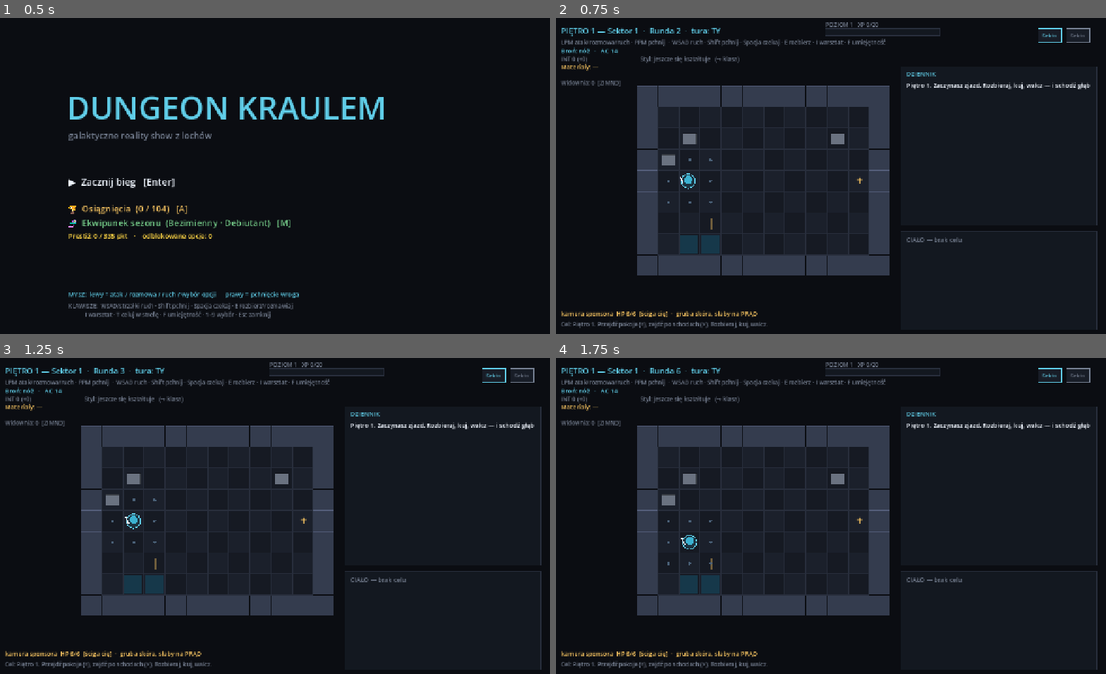
Above: before the commit, frames 1-4 (two rows, left to right).
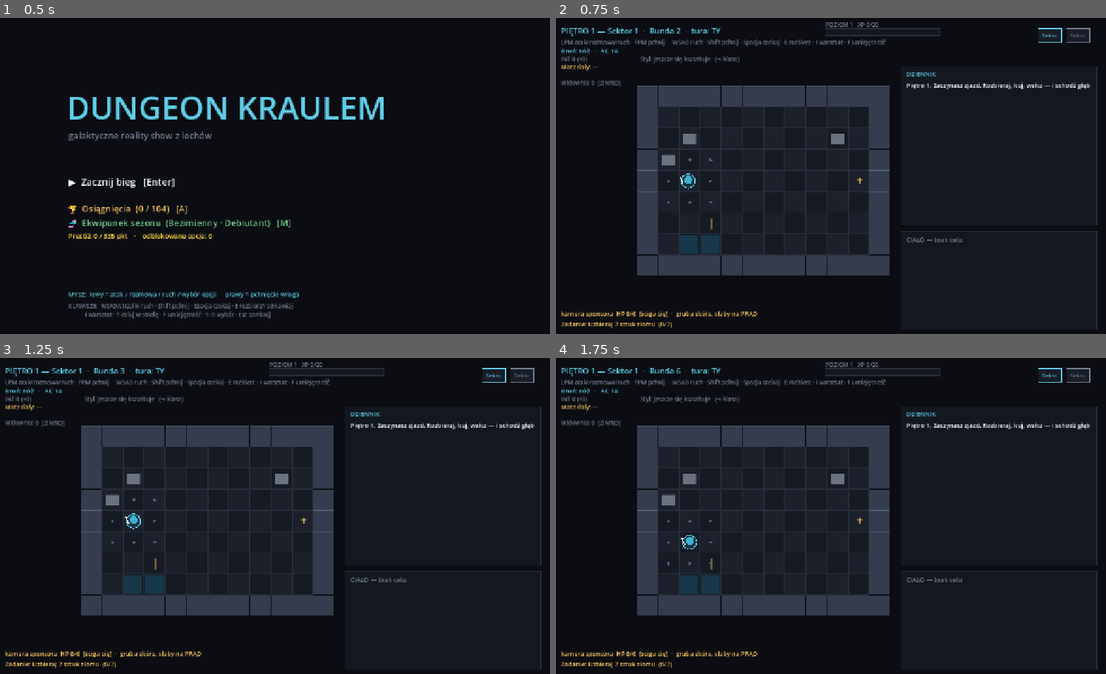
Above: after the commit, the same moments.

Repository: misiumen/crawlergame
Game: Godot game, scene res://scenes/Slice.tscn
The game is run twice, just before and just after one commit, with the same random seed, the same clock (stepped at 60 frames per second) and the same inputs.
Inputs (mouse positions are in pixels of both pictures, inside the frame that each line leads up to):
- Up to frame 1 (0.5 s): no input
- Up to frame 2 (0.75 s): tap Enter at 0.5 s; move the mouse to (952, 160) at 0.52 s; hold Right from 0.53 s (still down); tap 1 at 0.6 s; click (952, 160) at 0.67 s
- Up to frame 3 (1.25 s): keep holding Right; tap Space at 0.77 s
- Up to frame 4 (1.75 s): tap Space at 1.25, 1.52 s; move the mouse to (710, 531) at 1.27 s; release Right at 1.28 s; hold Down from 1.28 s (still down); tap 1 at 1.35 s

Frame 1 is identical in both runs. In frame 2, 0.4% of the frame differs, in the area x 1-39%, y 96-99%; in frame 3, 0.4%; in frame 4, 0.4%.

Commit message:
Audit fixes: wire the two confirmed facades (floor objectives + sponsor hunters)
Ran a pygame->godot audit. Two things were displayed/declared but inert; both
are now real, tested mechanics (not removed — wired):

FLOOR OBJECTIVES (was: a static "Cel:" navigation hint pretending to be a goal):
- sim/objectives.gd: each floor rolls ONE tracked side-goal (salvage N, kill N,
  open a box, craft something, gather scrap), scaling with depth, ported from the
  pygame floor_objective_templates concept.
- Progress is tracked from real events; completing it pays out audience + XP with
  a banner/log. Shown in the HUD as "Zadanie: … (k/N)" → "✓" when done. The old
  flavor line is relabeled "Wskazówka:" so it no longer masquerades as a quest.
- Persisted on the floor + in the save (resume keeps progress).

SPONSOR HUNTERS (was: pending_hunters + HUNTER_THRESHOLD declared, never used —
so angering a sponsor had ZERO consequence):
- sim/sponsors.gd: a sponsor whose attention drops to/below the threshold sends a
  bounty hunter ONCE (flagged), queued on pending_hunters + a sponsor_hunter event.
- BoardView drains the queue and SPAWNS a real, depth-scaled, already-aware enemy
  onto the board (with a body, persisted in the room). Negative attention now bites.

539 GUT checks (objective pick/track/payout + hunter spawn/queue-drain). Boots
clean; exe rebuilt.

Co-Authored-By: Claude Opus 4.8 (1M context) <noreply@anthropic.com>

Diff:
--- a/dungeon-kraulem-godot/scenes/BoardView.gd
+++ b/dungeon-kraulem-godot/scenes/BoardView.gd
@@ -118,6 +118,8 @@
 			_log = ["Wczytano zapis. Kontynuujesz zjazd — piętro %d." % floor.depth]
 			floor.attach_companion(_make_companion())   # the pet rejoins on resume
 			_arm_floor_traits()
+			if floor.objective.is_empty():               # older save / first time → roll one
+				floor.objective = Objectives.pick(floor.depth, _narr_rng)
 			_attach_bodies(); _recenter(); _reset_visuals()
 			return
 	# Fresh run.
@@ -130,6 +132,7 @@
 	_log = ["Piętro 1. Zaczynasz zjazd. Rozbieraj, kuj, walcz — i schodź głębiej."]
 	_apply_loadout()               # bake the meta-progression loadout into this fresh run
 	_arm_floor_traits()
+	floor.objective = Objectives.pick(floor.depth, _narr_rng)   # this floor's tracked goal
 	_attach_bodies()
 	_recenter()
 	_reset_visuals()
@@ -194,6 +197,7 @@
 	_recenter()
 	_reset_visuals()
 	_arm_floor_traits()            # re-arm per-floor species traits (e.g. first strike)
+	floor.objective = Objectives.pick(next_depth, _narr_rng)   # a fresh segment goal
 	_log_push("Piętro %d — %s." % [next_depth, Routes.label_of(biome_key)])
 	_ach_descend(next_depth)
 	if next_depth >= FINAL_FLOOR: _unlock_ach("reach_final")
@@ -648,6 +652,48 @@
 				floor.sponsors.attention[sk] = floor.sponsors.get_attention(sk) + int(eff["sponsor_all"])
 	if not applied.is_empty():
 		_log_push("Ekwipunek sezonu: " + ", ".join(applied) + ".")
+
+## Drop a sponsor's bounty hunter onto the board: a tough, already-aware enemy
+## that scales with depth. It persists in the room and reads as a real threat.
+func _spawn_hunter(hunter_name: String) -> void:
+	if sim == null or floor == null:
+		return
+	var id := 700
+	while sim.entities.has(id):
+		id += 1
+	var hp := 16 + floor.depth * 5
+	var h := CombatEntity.new(id, hunter_name, hp, 13, ["monster", "hunter", "humanoid", "bounty"])
+	h.faction = "enemy"
+	h.aware = true
+	h.monster_key = "hunter"
+	h.dmg_dice = "1d6+%d" % (1 + floor.depth / 2)
+	h.to_hit = 4
+	var spot := _free_cell_for_spawn(sim.player().cell)
+	if spot == Vector2i(-1, -1):
+		return
+	h.cell = spot
+	sim.board.place(id, spot)
+	sim.entities[id] = h
+	floor.rooms[floor.current]["entities"][id] = h   # persists within the floor
+	_attach_bodies()                                  # only the new (body-less) hunter
+	var px := _cell_px(spot)
+	_vpos[id] = px; _vtarget[id] = px
+	_log_push("%s wpada na planszę — sponsor wysłał łowcę nagród!" % hunter_name)
+	_add_banner("ŁOWCA SPONSORA")
+	_shake = maxf(_shake, 7.0)
+	queue_redraw()
+
+## A walkable, unoccupied cell within a few tiles of `origin` (for dynamic spawns).
+func _free_cell_for_spawn(origin: Vector2i) -> Vector2i:
+	for r in [2, 3, 4]:
+		for dy in range(-r, r + 1):
+			for dx in range(-r, r + 1):
+				if maxi(absi(dx), absi(dy)) != r:
+					continue
+				var c := origin + Vector2i(dx, dy)
+				if sim.board.in_bounds(c) and not sim.board.is_wall(c) and sim.board.occupant_at(c) == -1:
+					return c
+	return Vector2i(-1, -1)
 
 ## Per-floor trait arming: "Pamiętający" lands its first blow of every floor.
 func _arm_floor_traits() -> void:
@@ -1015,6 +1061,54 @@
 			if floor.sponsors.get_attention(k) >= 10: loyal += 1
 		if loyal >= 3: _unlock_ach("sponsor_loyal")
 
+## Advance this floor's tracked objective from a batch of events (+ scrap is
+## state-based: it checks your current złom count).
+func _objective_track(evs: Array) -> void:
+	if floor == null or floor.objective.is_empty() or bool(floor.objective.get("done", false)):
+		return
+	var k: String = floor.objective.get("key", "")
+	if k == "scrap":
+		var z := int(sim.materials.get("złom", 0))
+		if z > int(floor.objective["progress"]):
+			floor.objective["progress"] = z
+			if z >= int(floor.objective["target"]):
+				_complete_objective()
+		return
+	for e in evs:
+		match e.get("type"):
+			"salvage":
+				if k == "salvage": _objective_event(1)
+			"death":
+				var v = sim.entities.get(int(e.get("target", -1)))
+				if k == "kill" and v != null and v.faction == "enemy": _objective_event(1)
+			"craft_attempt":
+				var oc := str(e.get("outcome", ""))
+				if k == "craft" and (oc == "krytyk" or oc == "sukces" or oc == "czesciowy"):
+					_objective_event(1)
+
+## Advance the current objective by `amount`; complete it when the target is hit.
+func _objective_event(amount: int) -> void:
+	if floor.objective.is_empty() or bool(floor.objective.get("done", false)):
+		return
+	floor.objective["progress"] = int(floor.objective["progress"]) + amount
+	if int(floor.objective["progress"]) >= int(floor.objective["target"]):
+		_complete_objective()
+
+## Pay out the objective: audience + XP, a toast-ish floater, and a log line.
+func _complete_objective() -> void:
+	var obj := floor.objective
+	obj["done"] = true
+	obj["progress"] = int(obj["target"])
+	if floor.audience != null:
+		floor.audience.change(int(obj.get("reward_audience", 0)), "objective")
+	_award_xp(int(obj.get("reward_xp", 0)))
+	_add_floater(sim.player_id, "ZADANIE ✓", COL_GREEN)
+	_add_banner("ZADANIE WYKONANE")
+	_shake = maxf(_shake, 4.0)
+	_log_push("Zadanie piętra wykonane! +%d widowni, +%d XP." % [
+		int(obj.get("reward_audience", 0)), int(obj.get("reward_xp", 0))])
+	queue_redraw()
+
 func _ach_run_end(victory: bool) -> void:
 	if victory: _unlock_ach("finalista_sezonu")
 	if floor.player.run_kills == 0: _unlock_ach("brak_zwlok_brak_problemu")
@@ -1083,6 +1177,8 @@
 	box.opened = true
 	floor.boxes.erase(box)
 	_ach_bump("boxes", 1)
+	if not floor.objective.is_empty() and floor.objective.get("key", "") == "box":
+		_objective_event(1)
 	var contents_line := "  → " + (", ".join(spawned) if not spawned.is_empty() else "(pusto)")
 	for line in box.reveal_lines(contents_line):
 		_log_push(line)
@@ -1256,6 +1352,7 @@
 	_narrate_batch(evs)
 	_ach_scan(evs)
 	_ach_events(evs)
+	_objective_track(evs)
 	for e in evs:
 		match e.get("type"):
 			"move":
@@ -1382,6 +1479,11 @@
 		var ln := _event_line(e)
 		if ln != "":
 			_log_push(ln)
+	# A sponsor you've angered may have queued a bounty hunter this batch — drop it
+	# onto the board now (negative sponsor attention finally MEANS something).
+	if floor != null and floor.sponsors != null and not floor.sponsors.pending_hunters.is_empty():
+		for hn in floor.sponsors.drain_hunters():
+			_spawn_hunter(str(hn))
 	queue_redraw()
 
 ## Konferansjer reads the whole event batch for show-worthy moments: an
@@ -1908,9 +2010,13 @@
 			"%s  HP %d/%d  [%s]  ·  gruba skóra, słaby na PRĄD"
 			% [rat.name_pl, rat.hp, rat.max_hp, st],
 			HORIZONTAL_ALIGNMENT_LEFT, -1, 14, COL_AMBER)
-	# Objective hint
-	if _hint != "":
-		draw_string(_font, Vector2(40, 700), "Cel: " + _hint,
+	# Tracked floor objective (real, with progress + payout) — and a nav hint below.
+	if floor != null and not floor.objective.is_empty():
+		var done: bool = bool(floor.objective.get("done", false))
+		draw_string(_font, Vector2(40, 700), "Zadanie: " + Objectives.describe(floor.objective),
+			HORIZONTAL_ALIGNMENT_LEFT, -1, 14, COL_GREEN if done else COL_AMBER)
+	elif _hint != "":
+		draw_string(_font, Vector2(40, 700), "Wskazówka: " + _hint,
 			HORIZONTAL_ALIGNMENT_LEFT, -1, 13, COL_DIM)
 	# DZIENNIK log panel
 	var lx := _origin.x + sim.board.w * TILE + 24
--- a/dungeon-kraulem-godot/sim/floor.gd
+++ b/dungeon-kraulem-godot/sim/floor.gd
@@ -22,6 +22,7 @@
 
 var depth: int = 1                 # how many floors deep this run is (1-based)
 var biome: String = ""             # the route-biome this floor was generated with
+var objective: Dictionary = {}     # this floor's tracked side-goal (see Objectives)
 
 # The cell the player was just placed on by a room transition. Exits on THIS cell
 # are disarmed until the player steps off — otherwise you'd bounce straight back
@@ -41,6 +42,7 @@
 	audience = data.get("audience", null) if data.get("audience", null) is AudienceState else AudienceState.new()
 	sponsors = data.get("sponsors", null) if data.get("sponsors", null) is SponsorState else SponsorState.new()
 	class_offered = bool(data.get("class_offered", false))
+	objective = data.get("objective", {}) if data.get("objective", {}) is Dictionary else {}
 	companion = data.get("companion", null) if data.get("companion", null) is CombatEntity else null
 	enter(int(data.get("start", 0)), data["start_cell"])
 
--- /dev/null
+++ b/dungeon-kraulem-godot/sim/objectives.gd
@@ -0,0 +1,48 @@
+class_name Objectives
+extends RefCounted
+## Per-floor side-goal (ported concept from pygame floor_objective_templates): each
+## floor rolls ONE tracked objective tied to a behaviour the player already does.
+## Hitting the target pays out audience + XP (the show rewards a good segment).
+## Unlike the old inert "Cel:" hint, this has real progress + a completion payoff.
+##
+## An objective instance is a plain dict: {key, label, target, progress, done,
+## reward_audience, reward_xp}. Tracking + payout live in BoardView.
+
+const DEFS: Array = [
+	{"key": "salvage", "label": "Rozbierz %d obiektów na żywej antenie", "target": 3, "audience": 8, "xp": 15},
+	{"key": "kill",    "label": "Pokonaj %d przeciwników", "target": 4, "audience": 10, "xp": 20},
+	{"key": "box",     "label": "Otwórz skrzynkę dla widowni", "target": 1, "audience": 6, "xp": 12},
+	{"key": "craft",   "label": "Stwórz coś w warsztacie", "target": 1, "audience": 8, "xp": 15},
+	{"key": "scrap",   "label": "Uzbieraj %d sztuk złomu", "target": 6, "audience": 6, "xp": 12},
+]
+
+## Roll a fresh objective for a floor (deterministic from depth + the run rng).
+static func pick(depth: int, rng: RandomNumberGenerator) -> Dictionary:
+	var d: Dictionary = DEFS[rng.randi_range(0, DEFS.size() - 1)]
+	# Scale a couple of targets gently with depth so deep floors stay meaningful.
+	var target := int(d["target"])
+	if d["key"] == "kill":
+		target += depth / 3
+	elif d["key"] == "scrap":
+		target += depth
+	return {
+		"key": d["key"], "label": d["label"], "target": target, "progress": 0,
+		"done": false, "reward_audience": int(d["audience"]), "reward_xp": int(d["xp"]) + depth * 2,
+	}
+
+## Human-readable line for the HUD, e.g. "Rozbierz 3 obiektów… (1/3)".
+static func describe(obj: Dictionary) -> String:
+	if obj.is_empty():
+		return ""
+	var lab: String = obj["label"]
+	if lab.contains("%d"):
+		lab = lab % int(obj["target"])
+	if bool(obj.get("done", false)):
+		return "✓ " + lab
+	return "%s  (%d/%d)" % [lab, int(obj["progress"]), int(obj["target"])]
+
+## How much `event_key` advances `obj` this tick (0 if unrelated).
+static func advance_for(obj: Dictionary, event_key: String, amount: int = 1) -> int:
+	if obj.is_empty() or bool(obj.get("done", false)):
+		return 0
+	return amount if obj.get("key", "") == event_key else 0
--- a/dungeon-kraulem-godot/sim/save.gd
+++ b/dungeon-kraulem-godot/sim/save.gd
@@ -28,6 +28,7 @@
 		"biome": floor.biome,
 		"turn": floor.turn,
 		"class_offered": floor.class_offered,
+		"objective": floor.objective.duplicate(true),
 		"player": _player_dict(p),
 		"inv": floor.inv.duplicate(true),
 		"items": item_dicts,
@@ -129,6 +130,7 @@
 	fdata["items"] = items
 	fdata["discovered"] = (save_dict.get("discovered", []) as Array).duplicate(true)
 	fdata["class_offered"] = bool(save_dict.get("class_offered", false))
+	fdata["objective"] = (save_dict.get("objective", {}) as Dictionary).duplicate(true)
 
 	var aud := AudienceState.new()
 	var adict: Dictionary = save_dict.get("audience", {})
--- a/dungeon-kraulem-godot/sim/sponsors.gd
+++ b/dungeon-kraulem-godot/sim/sponsors.gd
@@ -117,7 +117,29 @@
 						"delta": new_val - old_val, "val": new_val,
 						"name": sdata.get("name_fallback", skey as String)})
 	evs.append_array(_check_gift_thresholds(floor_num))
+	evs.append_array(_check_hunters())
 	return evs
+
+## A sponsor you've annoyed past HUNTER_THRESHOLD sends a bounty hunter (once each).
+## Queues the hunter's name; the presentation drains the queue and spawns it.
+func _check_hunters() -> Array:
+	var evs: Array = []
+	var sponsors := _sponsors()
+	for skey in sponsors:
+		var sdata: Dictionary = sponsors[skey]
+		var flag: String = "hunter_" + (skey as String)
+		if get_attention(skey as String) <= HUNTER_THRESHOLD and not flags.get(flag, false):
+			flags[flag] = true
+			var nm: String = sdata.get("name_fallback", skey as String)
+			pending_hunters.append(nm)
+			evs.append({"type": "sponsor_hunter", "key": skey as String, "name": nm})
+	return evs
+
+## Consume and return all queued hunter names since last call.
+func drain_hunters() -> Array:
+	var out := pending_hunters.duplicate()
+	pending_hunters.clear()
+	return out
 
 func _check_gift_thresholds(floor_num: int) -> Array:
 	var evs: Array = []
--- a/dungeon-kraulem-godot/tests/test_progression.gd
+++ b/dungeon-kraulem-godot/tests/test_progression.gd
@@ -166,5 +166,15 @@
 	aud.change(-100, "x")
 	_ck(aud.rating == 10, "audience floor blocks dropping below the minimum")
 
+	# ── Floor objectives ──────────────────────────────────────────────────────
+	var rngo := RandomNumberGenerator.new(); rngo.seed = 7
+	var fobj := Objectives.pick(3, rngo)
+	_ck(fobj.has("key") and int(fobj["target"]) >= 1, "an objective rolls with a target")
+	_ck(int(fobj["progress"]) == 0 and not bool(fobj["done"]), "a fresh objective starts unfinished")
+	_ck(Objectives.describe(fobj) != "", "the objective describes itself for the HUD")
+	_ck(Objectives.advance_for({"key": "kill", "done": false}, "kill") == 1, "a matching event advances it")
+	_ck(Objectives.advance_for({"key": "kill", "done": false}, "salvage") == 0, "an unrelated event does not")
+	_ck(Objectives.advance_for({"key": "kill", "done": true}, "kill") == 0, "a finished objective stops advancing")
+
 	print("=== %d checks, %d failed ===" % [_n, _f])
 	quit(_f)
--- a/dungeon-kraulem-godot/tests/test_view.gd
+++ b/dungeon-kraulem-godot/tests/test_view.gd
@@ -238,6 +238,23 @@
 	_ck(true, "playing with a companion on the board does not crash")
 	MetaCatalog.reset()
 
+	# floor objective: a tracked goal that pays out on completion
+	bv.floor.objective = {"key": "kill", "label": "Pokonaj %d przeciwników", "target": 2,
+		"progress": 1, "done": false, "reward_audience": 10, "reward_xp": 20}
+	_ck(Objectives.describe(bv.floor.objective).contains("1/2"), "objective shows tracked progress")
+	var aud_before: int = bv.floor.audience.rating if bv.floor.audience else 0
+	bv._objective_event(1)               # hits the target → completes
+	_ck(bv.floor.objective["done"], "reaching the target completes the objective")
+	if bv.floor.audience:
+		_ck(bv.floor.audience.rating >= aud_before, "completing the objective rewards audience")
+
+	# sponsor hunter: an angered sponsor's bounty hunter actually spawns on the board
+	var foes_before: int = bv.sim.enemies_alive().size()
+	bv.floor.sponsors.pending_hunters.append("Łowca NovaChem")
+	bv._animate([])                      # drains pending hunters → spawns
+	_ck(bv.sim.enemies_alive().size() > foes_before, "a queued sponsor hunter spawns onto the board")
+	_ck(bv.floor.sponsors.pending_hunters.is_empty(), "the hunter queue drains after spawning")
+
 	# hammer many actions + frames; must never crash
 	for i in 30:
 		bv.handle_dir(Vector2i.LEFT)
Not shown, added: dungeon-kraulem-godot/sim/objectives.gd.uid
